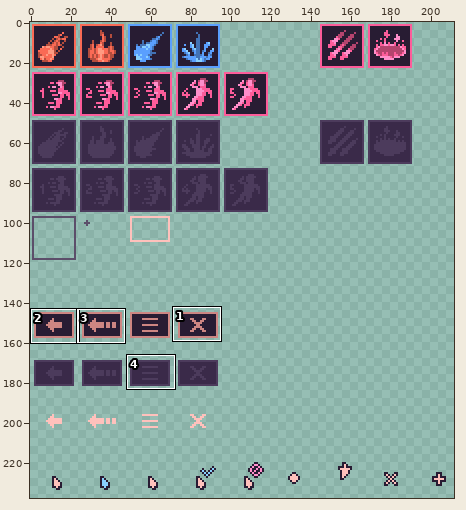
Pixel-art file, stored at assets/ui.aseprite. Above, an overview of the earlier version with the close-up marked.
Close-up. Before the commit:
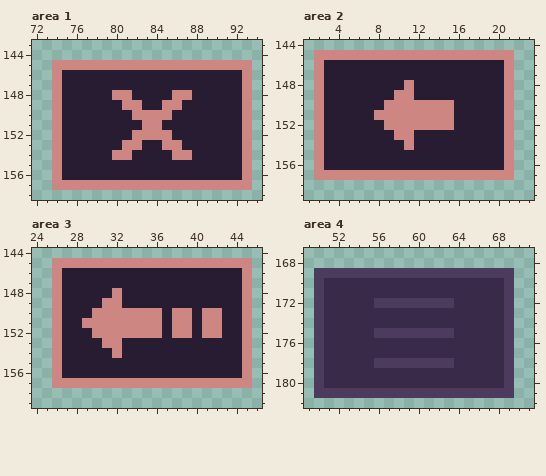
240x240 pixels, 1 frame. Shown: area 1: x 72..94, y 143..158; area 2: x 1..23, y 144..159; area 3: x 24..46, y 144..159; area 4: x 49..71, y 167..182. The wide view leaves out empty margins. The commit also changed other parts of the picture, which this record leaves out.
And afterwards:
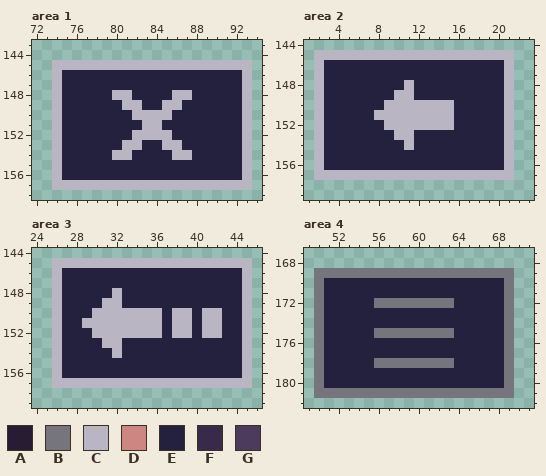
Palette (. is transparent): A #281c33  B #76747d  C #b9b5c3  D #cd8682  E #23213d  F #3a2a49  G #4c3b5c
From old to new:
Changed rows in their new state; - is an unchanged pixel.
Area 1:
first column x 74:
145 CCCCCCCCCCCCCCCCCCCC
146 CEEEEEEEEEEEEEEEEEEC
147 CEEEEEEEEEEEEEEEEEEC
148 CEEEEECCEEEECCEEEEEC
149 CEEEEEECCEECCEEEEEEC
150 CEEEEEEECCCCEEEEEEEC
151 CEEEEEEEECCEEEEEEEEC
152 CEEEEEEECCCCEEEEEEEC
153 CEEEEEECCEECCEEEEEEC
154 CEEEEECCEEEECCEEEEEC
155 CEEEEEEEEEEEEEEEEEEC
156 CEEEEEEEEEEEEEEEEEEC
157 CCCCCCCCCCCCCCCCCCCC
Area 2:
first column x 2:
145 CCCCCCCCCCCCCCCCCCCC
146 CEEEEEEEEEEEEEEEEEEC
147 CEEEEEEEEEEEEEEEEEEC
148 CEEEEEEEECEEEEEEEEEC
149 CEEEEEEECCEEEEEEEEEC
150 CEEEEEECCCCCCCEEEEEC
151 CEEEEECCCCCCCCEEEEEC
152 CEEEEEECCCCCCCEEEEEC
153 CEEEEEEECCEEEEEEEEEC
154 CEEEEEEEECEEEEEEEEEC
155 CEEEEEEEEEEEEEEEEEEC
156 CEEEEEEEEEEEEEEEEEEC
157 CCCCCCCCCCCCCCCCCCCC
Area 3:
first column x 26:
145 CCCCCCCCCCCCCCCCCCCC
146 CEEEEEEEEEEEEEEEEEEC
147 CEEEEEEEEEEEEEEEEEEC
148 CEEEEECEEEEEEEEEEEEC
149 CEEEECCEEEEEEEEEEEEC
150 CEEECCCCCCCECCECCEEC
151 CEECCCCCCCCECCECCEEC
152 CEEECCCCCCCECCECCEEC
153 CEEEECCEEEEEEEEEEEEC
154 CEEEEECEEEEEEEEEEEEC
155 CEEEEEEEEEEEEEEEEEEC
156 CEEEEEEEEEEEEEEEEEEC
157 CCCCCCCCCCCCCCCCCCCC
Area 4:
first column x 50:
169 BBBBBBBBBBBBBBBBBBBB
170 BEEEEEEEEEEEEEEEEEEB
171 BEEEEEEEEEEEEEEEEEEB
172 BEEEEEBBBBBBBBEEEEEB
173 BEEEEEEEEEEEEEEEEEEB
174 BEEEEEEEEEEEEEEEEEEB
175 BEEEEEBBBBBBBBEEEEEB
176 BEEEEEEEEEEEEEEEEEEB
177 BEEEEEEEEEEEEEEEEEEB
178 BEEEEEBBBBBBBBEEEEEB
179 BEEEEEEEEEEEEEEEEEEB
180 BEEEEEEEEEEEEEEEEEEB
181 BBBBBBBBBBBBBBBBBBBB
Boxes around the changes in both close-ups, in picture pixels (x1, y1, x2, y2):
changed: (52, 60, 252, 190)
changed: (314, 50, 514, 180)
changed: (52, 258, 252, 388)
changed: (314, 268, 514, 398)
